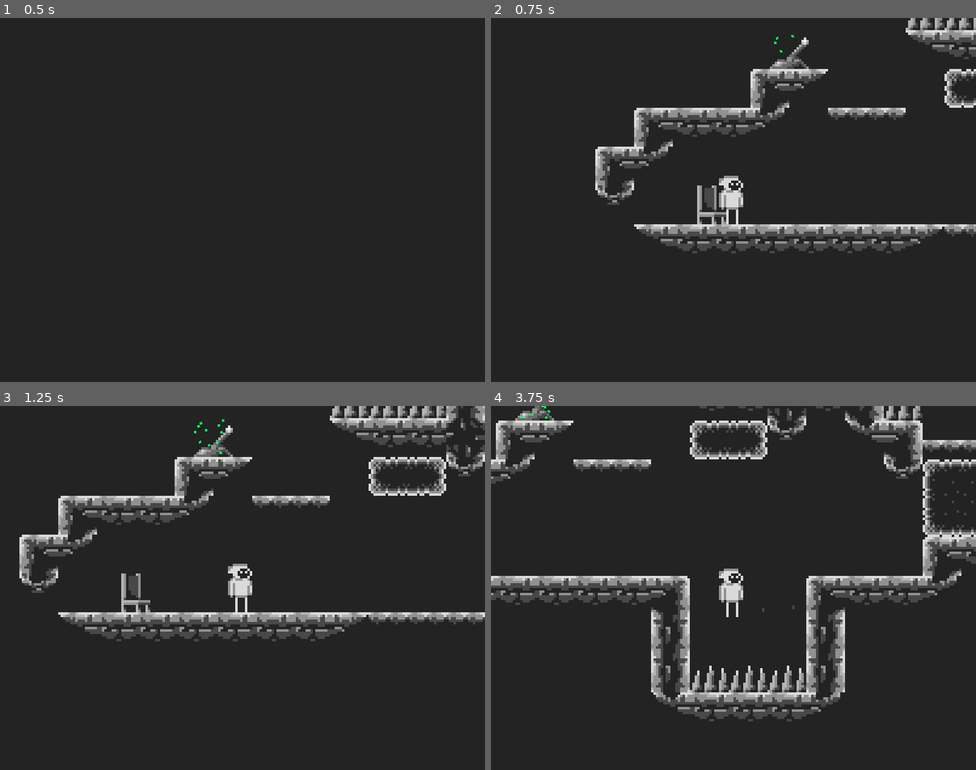
Above: before the commit, frames 1-4 (two rows, left to right).
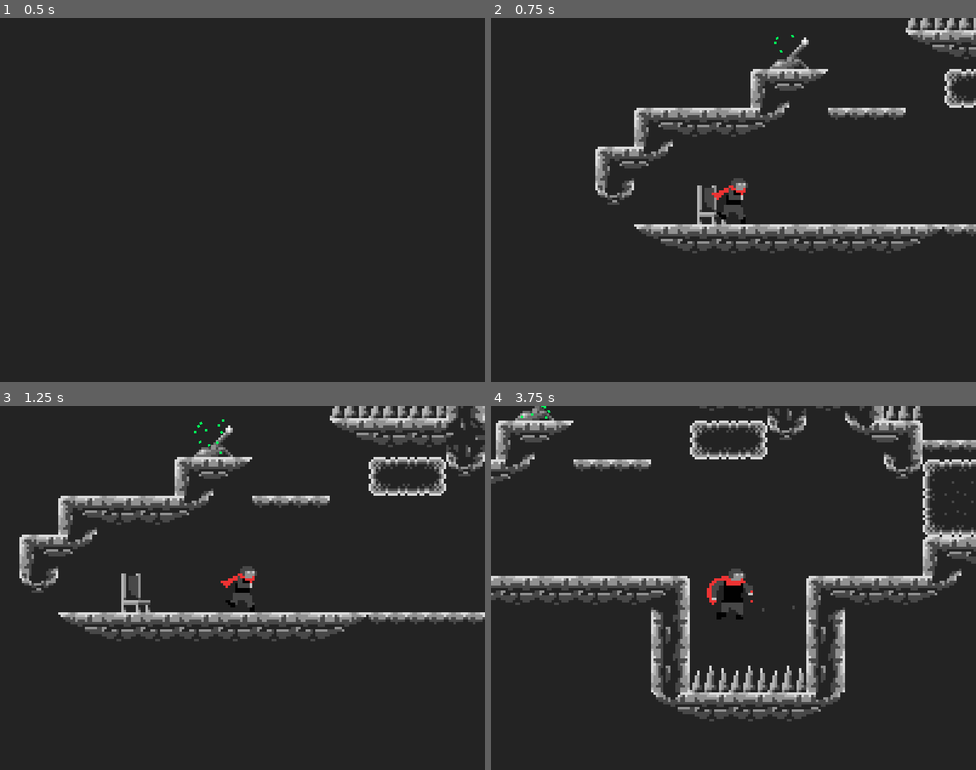
Above: after the commit, the same moments.

Repository: kopytlyanka/TCoC
Game: Godot game, scene res://UI/MainMenu/MainMenu.tscn
The game is run twice, just before and just after one commit, with the same random seed, the same clock (stepped at 60 frames per second) and the same inputs.
Inputs:
- Up to frame 1 (0.5 s): no input
- Up to frame 2 (0.75 s): tap Enter at 0.5 s; hold Right (ui_right) from 0.53 s (still down)
- Up to frame 3 (1.25 s): keep holding Right (ui_right); tap Up (ui_up) at 0.77 s
- Up to frame 4 (3.75 s): tap Up (ui_up) at 1.52, 3.02 s; release Right (ui_right) at 2.03 s; hold Left (ui_left) 2.03-2.78 s; hold Right (ui_right) from 2.78 s (still down)

Frame 1 is identical in both runs. In frame 2, 0.6% of the frame differs, in the area x 45-53%, y 43-57%; in frame 3, 0.6%; in frame 4, 0.8%, in the area x 44-54%, y 44-59%.

Commit message:
анимации

Diff:
--- a/Player/Player.tscn
+++ b/Player/Player.tscn
@@ -1,8 +1,32 @@
-[gd_scene load_steps=7 format=2]
+[gd_scene load_steps=32 format=2]
 
-[ext_resource path="res://Player/assets/Player.png" type="Texture" id=1]
 [ext_resource path="res://Player/scripts/Player.gd" type="Script" id=2]
 [ext_resource path="res://Player/scripts/cameraController.gd" type="Script" id=3]
+[ext_resource path="res://Player/assets/run/sprite_1.png" type="Texture" id=4]
+[ext_resource path="res://Player/assets/run/sprite_3.png" type="Texture" id=5]
+[ext_resource path="res://Player/assets/run_l/sprite_1.png" type="Texture" id=6]
+[ext_resource path="res://Player/assets/run/sprite_4.png" type="Texture" id=7]
+[ext_resource path="res://Player/assets/run/sprite_5.png" type="Texture" id=8]
+[ext_resource path="res://Player/assets/run_l/sprite_3.png" type="Texture" id=9]
+[ext_resource path="res://Player/assets/run/sprite_2.png" type="Texture" id=10]
+[ext_resource path="res://Player/assets/run/sprite_0.png" type="Texture" id=11]
+[ext_resource path="res://Player/assets/run_l/sprite_2.png" type="Texture" id=13]
+[ext_resource path="res://Player/assets/run_l/sprite_4.png" type="Texture" id=14]
+[ext_resource path="res://Player/assets/jump_d_l/sprite_0.png" type="Texture" id=15]
+[ext_resource path="res://Player/assets/jump_st/sprite_1.png" type="Texture" id=16]
+[ext_resource path="res://Player/assets/jump_st/sprite_0.png" type="Texture" id=17]
+[ext_resource path="res://Player/assets/jump_st/sprite_3.png" type="Texture" id=18]
+[ext_resource path="res://Player/assets/jump_d/sprite_0.png" type="Texture" id=19]
+[ext_resource path="res://Player/assets/jump_d/sprite_1.png" type="Texture" id=20]
+[ext_resource path="res://Player/assets/jump_d_l/sprite_1.png" type="Texture" id=21]
+[ext_resource path="res://Player/assets/jump_d_l/sprite_2.png" type="Texture" id=22]
+[ext_resource path="res://Player/assets/jump_st_l/sprite_1.png" type="Texture" id=23]
+[ext_resource path="res://Player/assets/jump_st_l/sprite_2.png" type="Texture" id=24]
+[ext_resource path="res://Player/assets/jump_st_l/sprite_0.png" type="Texture" id=25]
+[ext_resource path="res://Player/assets/run_l/sprite_5.png" type="Texture" id=26]
+[ext_resource path="res://Player/assets/jump_st/sprite_2.png" type="Texture" id=27]
+[ext_resource path="res://Player/assets/jump_st_l/sprite_3.png" type="Texture" id=28]
+[ext_resource path="res://Player/assets/jump_d/sprite_2.png" type="Texture" id=29]
 
 [sub_resource type="RectangleShape2D" id=1]
 extents = Vector2( 2.5, 9 )
@@ -14,6 +38,44 @@
 [sub_resource type="CapsuleShape2D" id=3]
 radius = 2.5
 height = 11.0
+
+[sub_resource type="SpriteFrames" id=4]
+animations = [ {
+"frames": [ ExtResource( 19 ), ExtResource( 20 ), ExtResource( 29 ) ],
+"loop": false,
+"name": "jump_d",
+"speed": 5.0
+}, {
+"frames": [ ExtResource( 15 ), ExtResource( 21 ), ExtResource( 22 ) ],
+"loop": false,
+"name": "jump_d_l",
+"speed": 5.0
+}, {
+"frames": [ ExtResource( 17 ), ExtResource( 16 ), ExtResource( 27 ), ExtResource( 18 ) ],
+"loop": false,
+"name": "jump_st",
+"speed": 5.0
+}, {
+"frames": [ ExtResource( 25 ), ExtResource( 23 ), ExtResource( 24 ), ExtResource( 28 ) ],
+"loop": false,
+"name": "jump_st_l",
+"speed": 5.0
+}, {
+"frames": [ ExtResource( 4 ), ExtResource( 10 ), ExtResource( 5 ), ExtResource( 7 ), ExtResource( 8 ) ],
+"loop": true,
+"name": "run",
+"speed": 5.0
+}, {
+"frames": [ ExtResource( 6 ), ExtResource( 13 ), ExtResource( 9 ), ExtResource( 14 ), ExtResource( 26 ) ],
+"loop": true,
+"name": "run_l",
+"speed": 5.0
+}, {
+"frames": [ ExtResource( 11 ) ],
+"loop": true,
+"name": "stop",
+"speed": 5.0
+} ]
 
 [node name="Player" type="KinematicBody2D"]
 collision_layer = 0
@@ -51,5 +113,8 @@
 
 [node name="Tween" type="Tween" parent="Camera"]
 
-[node name="Sprite" type="Sprite" parent="."]
-texture = ExtResource( 1 )
+[node name="AnimatedSprite" type="AnimatedSprite" parent="."]
+frames = SubResource( 4 )
+animation = "stop"
+speed_scale = 2.0
+playing = true
--- a/Player/scripts/Player.gd
+++ b/Player/scripts/Player.gd
@@ -26,6 +26,26 @@
 		for object in $InteractArea.get_overlapping_areas():
 			if object.has_method("interact"):
 				object.interact()
+
+	if not is_on_floor():
+		if velocity.y < 0:
+			if velocity.x > 0:
+				$AnimatedSprite.play("jump_st")
+			else:
+				$AnimatedSprite.play("jump_st_l")
+
+		elif velocity.y > 0:
+			if velocity.x > 0:
+				$AnimatedSprite.play("jump_d")
+			else:
+				$AnimatedSprite.play("jump_d_l")
+	else:
+		if Input.get_action_strength("ui_right"):
+			$AnimatedSprite.play("run")
+		elif Input.get_action_strength("ui_left"):
+			$AnimatedSprite.play("run_l")
+		else:
+			$AnimatedSprite.play("stop")
 
 func _physics_process(delta):
 	if can_not_move() : return
Binary file changed: Player/assets/Player.png
Binary file added: Player/assets/jump_d/sprite_0.png
Not shown, added: Player/assets/jump_d/sprite_0.png.import
Binary file added: Player/assets/jump_d/sprite_1.png
Not shown, added: Player/assets/jump_d/sprite_1.png.import
Binary file added: Player/assets/jump_d/sprite_2.png
Not shown, added: Player/assets/jump_d/sprite_2.png.import
Binary file added: Player/assets/jump_d_l/sprite_0.png
Not shown, added: Player/assets/jump_d_l/sprite_0.png.import
Binary file added: Player/assets/jump_d_l/sprite_1.png
Not shown, added: Player/assets/jump_d_l/sprite_1.png.import
Binary file added: Player/assets/jump_d_l/sprite_2.png
(and 69 more such lines)
